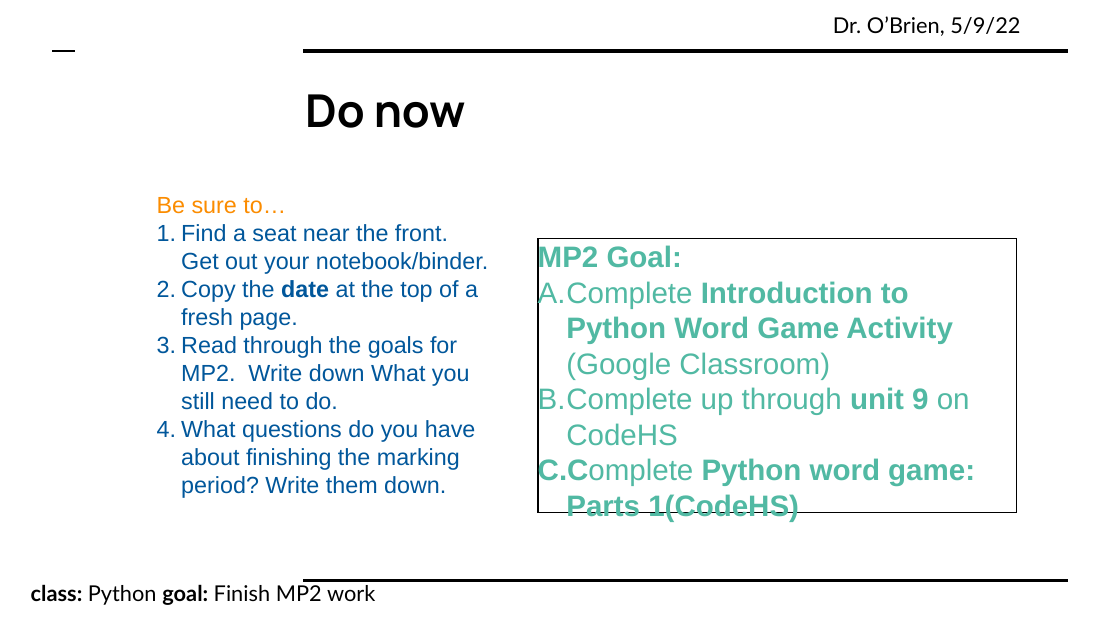
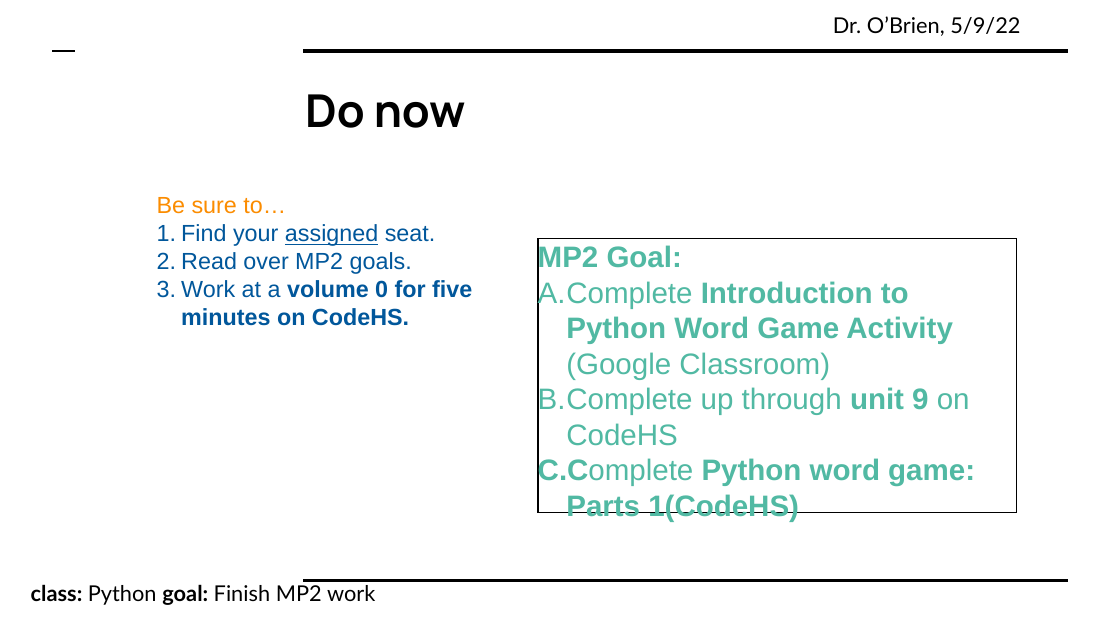
Before and after one commit to cobrien87/work, a slide deck: slide 2 of print/python2_14_1.pptx. Drawn at 1120x630 pixels with LibreOffice and Linux fonts; fonts in the diff are those of the drawing; background and template pictures are left out. Boxes give left, top, right and bottom in pixels: in the first picture for what was removed or moved away, otherwise in the second. Text is boxed around its words. In the diff, an @@ line names an element or a change of style, - is before the commit and + after.

```diff
--- a/print/python2_14_1.pptx
+++ b/print/python2_14_1.pptx
@@ text at [181, 224, 472, 326]: text changed @@
-1. Find a seat near the front. Get out your notebook/binder.
-2. Copy the date at the top of a fresh page.
-3. Read through the goals for MP2. Write down What you still need to do.
-4. What questions do you have about finishing the marking period? Write them down.
+1. Find your assigned seat.
+2. Read over MP2 goals.
+3. Work at a volume 0 for five minutes on CodeHS.
```
Also in this commit, not shown: 5 other files.
